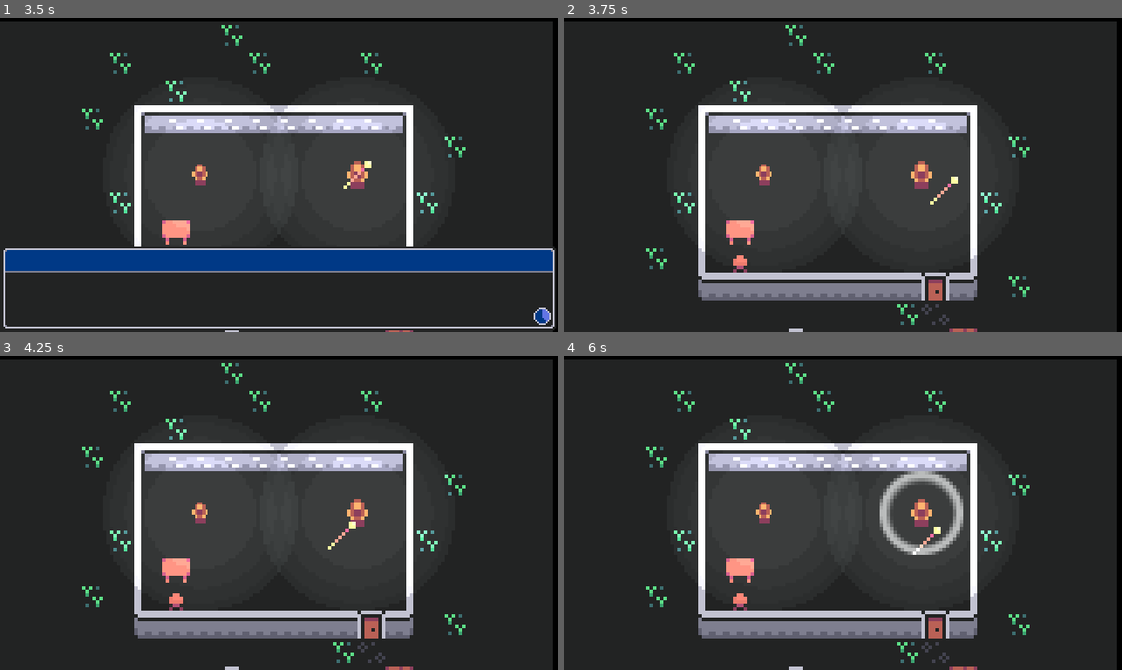
Above: before the commit, frames 1-4 (two rows, left to right).
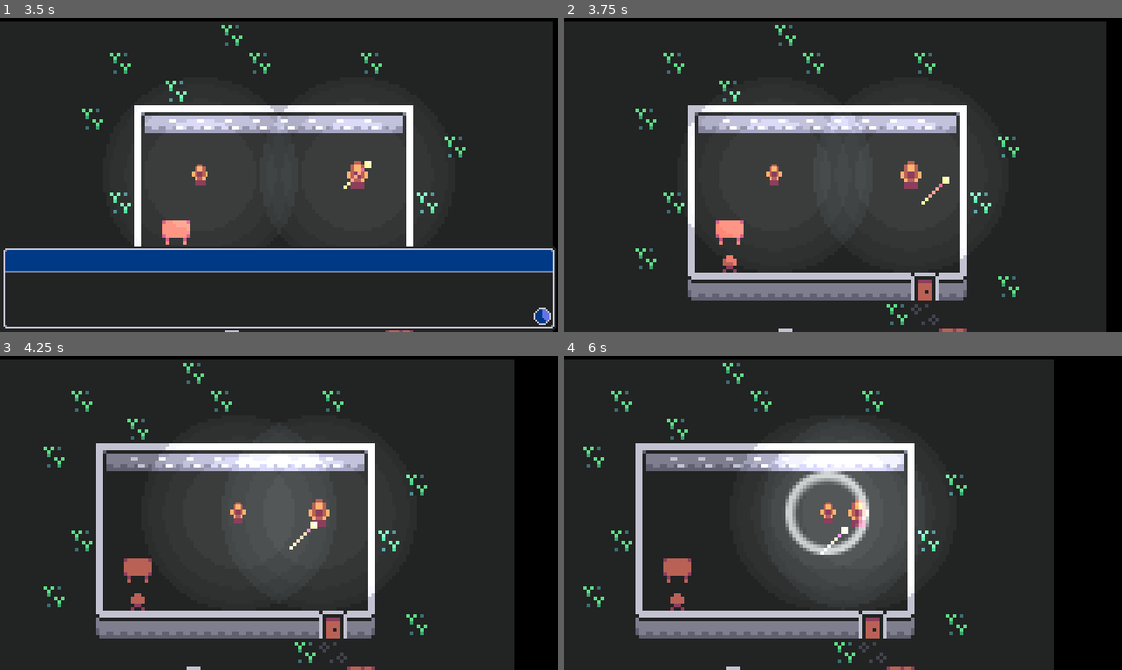
Above: after the commit, the same moments.

Repository: xphere/moonwitches
Game: Godot game, scene res://screens/Main.tscn
Same seed, same stepped clock (60 frames per second), same inputs: the game is played once before the commit and once after it.
Inputs:
- Up to frame 1 (3.5 s): tap Enter (activate_scepter) at 0.5, 2 s; hold G (change_group) 0.53-1.28 s; hold Enter (activate_scepter) 0.53-1.28 s; tap Space (pass_scepter) at 1.25, 1.35, 2.75, 2.85 s; hold Enter (activate_scepter) 2.03-2.78 s; hold G (change_group) from 2.03 s (still down)
- Up to frame 2 (3.75 s): tap Enter (activate_scepter) at 3.5 s; release G (change_group) at 3.53 s; hold Enter (activate_scepter) from 3.53 s (still down)
- Up to frame 3 (4.25 s): keep holding Enter (activate_scepter)
- Up to frame 4 (6 s): release Enter (activate_scepter) at 4.28 s; tap Space (pass_scepter) at 4.35, 5.85 s; hold Enter (activate_scepter) 5.03-5.78 s; hold G (change_group) from 5.78 s (still down)

Frame 1 is identical in both runs. In frame 2, 9.5% of the frame differs, in the area x 12-100%, y 1-100%; in frame 3, 19%; in frame 4, 30%, in the area x 3-100%, y 1-100%.

Commit message:
group ability can de disabled

Diff:
--- a/characters/group/Group.gd
+++ b/characters/group/Group.gd
@@ -2,6 +2,7 @@
 
 const GROUP_DISTANCE := 24.0
 
+export(bool) var is_ability_available := true
 export(bool) var together := false
 export(int, LAYERS_2D_PHYSICS) var mask
 
@@ -24,11 +25,14 @@
 
 
 func _input(event) -> void:
-	if event.is_action_pressed("change_group") and _can_change():
+	if event.is_action_pressed("change_group") and _can_change_group():
 		set_together(not together)
 
 
-func _can_change() -> bool:
+func _can_change_group() -> bool:
+	if not is_ability_available:
+		return false
+
 	if together:
 		return true
 
--- a/levels/village/Village.tscn
+++ b/levels/village/Village.tscn
@@ -51,7 +51,7 @@
 shape = SubResource( 3 )
 
 [node name="Group" parent="." instance=ExtResource( 4 )]
-together = false
+is_ability_available = false
 
 [node name="Mentor" parent="Group" index="0"]
 position = Vector2( 64, 20 )
